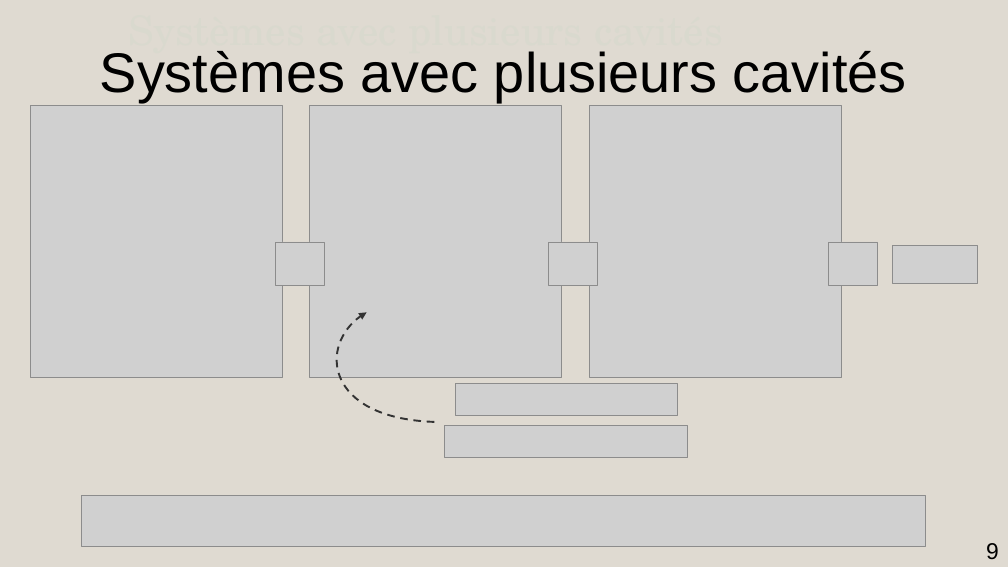
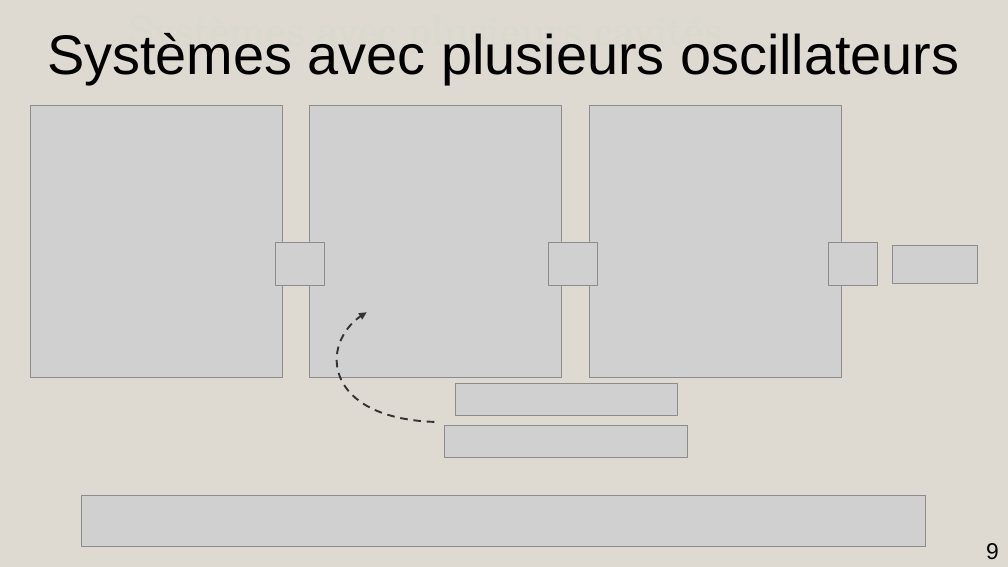
Before and after one commit to AmdaU/presentations, a slide deck: slide 9 of Seminaire/Seminaire.odp. Drawn at 1008x567 pixels with LibreOffice and Linux fonts; fonts in the diff are those of the drawing; grey boxes stand for pictures. Boxes give left, top, right and bottom in pixels: in the first picture for what was removed or moved away, otherwise in the second. Text is boxed around its words. In the diff, an @@ line names an element or a change of style, - is before the commit and + after.

```diff
--- a/Seminaire/Seminaire.odp
+++ b/Seminaire/Seminaire.odp
@@ title at box(47, 33, 959, 84): text changed @@
-Systèmes avec plusieurs cavités
+Systèmes avec plusieurs oscillateurs
```
Also in this commit, not shown: 12 other slides changed, 4 other files.
